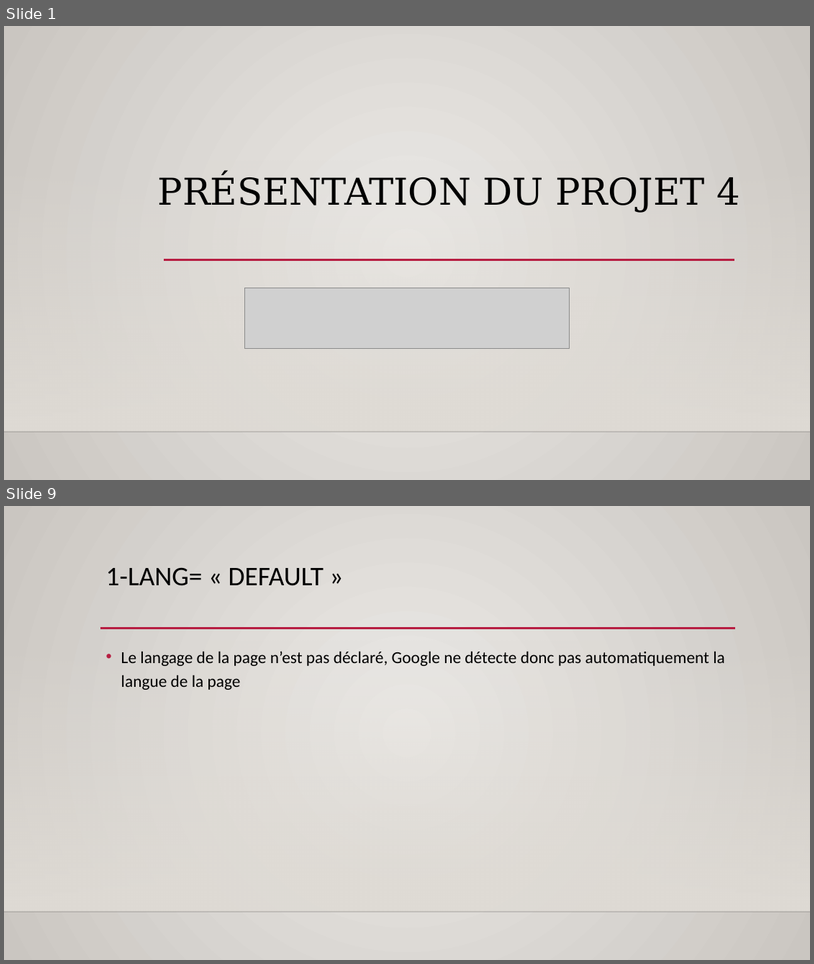
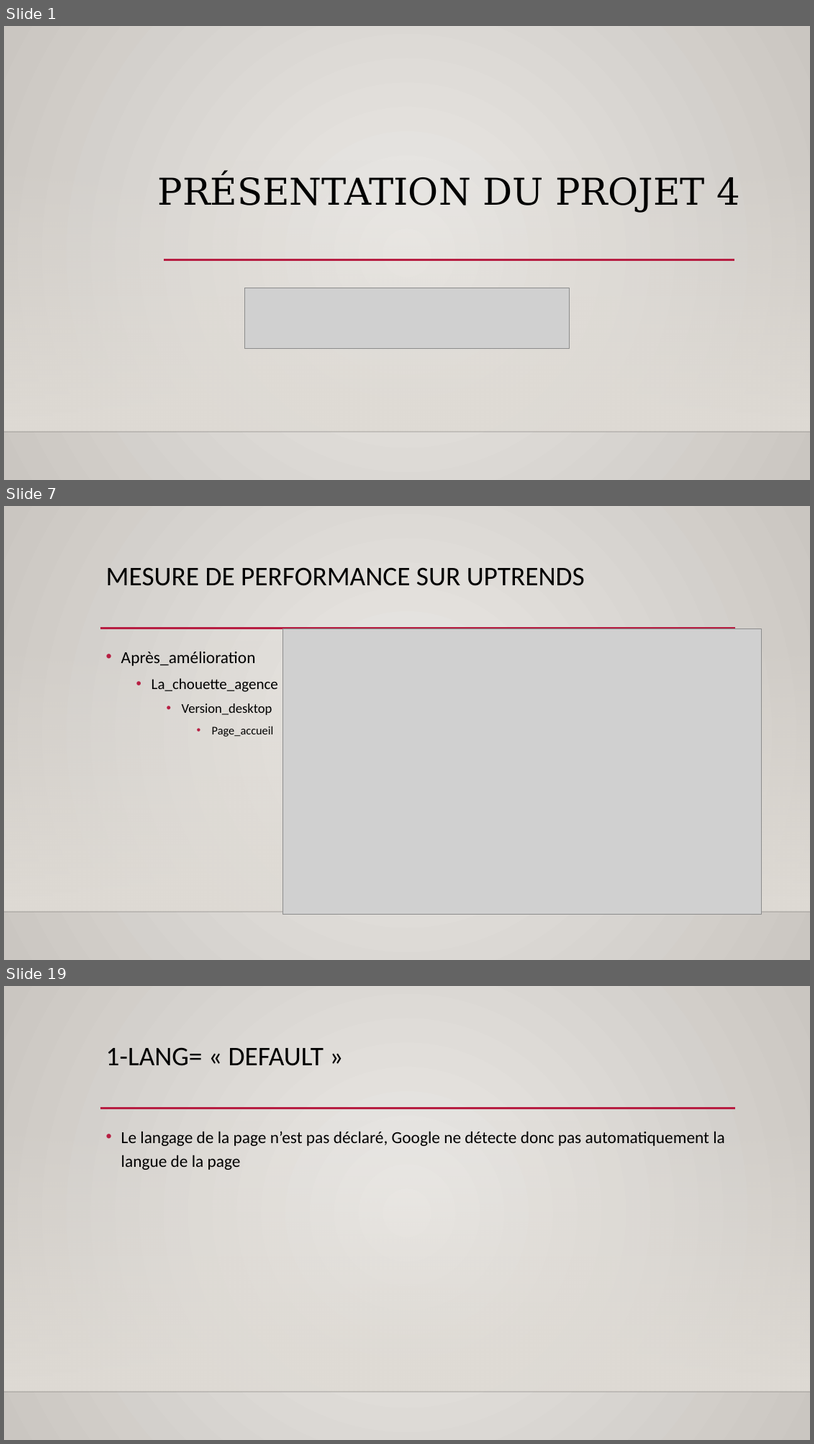
Before and after one commit to o-said/projet-4-la_chouette_agence, a slide deck: audit/Présentation du projet 4.pptx. Shown one above the other, each under a label of ours: slides 1 and 9 before the commit, slides 1, 7 and 19 after it; the slides between them are not shown. The pictures are 814x964 and 814x1444 pixels, drawn with LibreOffice and Linux fonts; fonts in the diff are those of the drawing; grey boxes stand for pictures; background and template pictures are left out. Boxes give left, top, right and bottom in pixels: in the first picture for what was removed or moved away, otherwise in the second. Text is boxed around its words. In the diff, an @@ line names an element or a change of style, - is before the commit and + after.

```diff
--- a/audit/Présentation du projet 4.pptx
+++ b/audit/Présentation du projet 4.pptx
@@ slide 7 added at (4, 506, 810, 960), background gradient #ECEAE7 to #CAC7C1; not listed: 3 template elements that a slide beside it also shows @@
@@ title added at (106, 567, 585, 586), 32 pt, text #000000 @@
+MESURE DE PERFORMANCE SUR UPTRENDS
@@ picture added at (283, 629, 762, 914) @@
@@ text added at (121, 651, 278, 736), 20 pt, text #000000 @@
+• Après_amélioration
+  • La_chouette_agence
+    • Version_desktop
+      • Page_accueil
@@ what was slide 9 is now slide 19 @@
```
Also in this commit, not shown: 8 slides changed, 9 other slides added, 2 other files.
